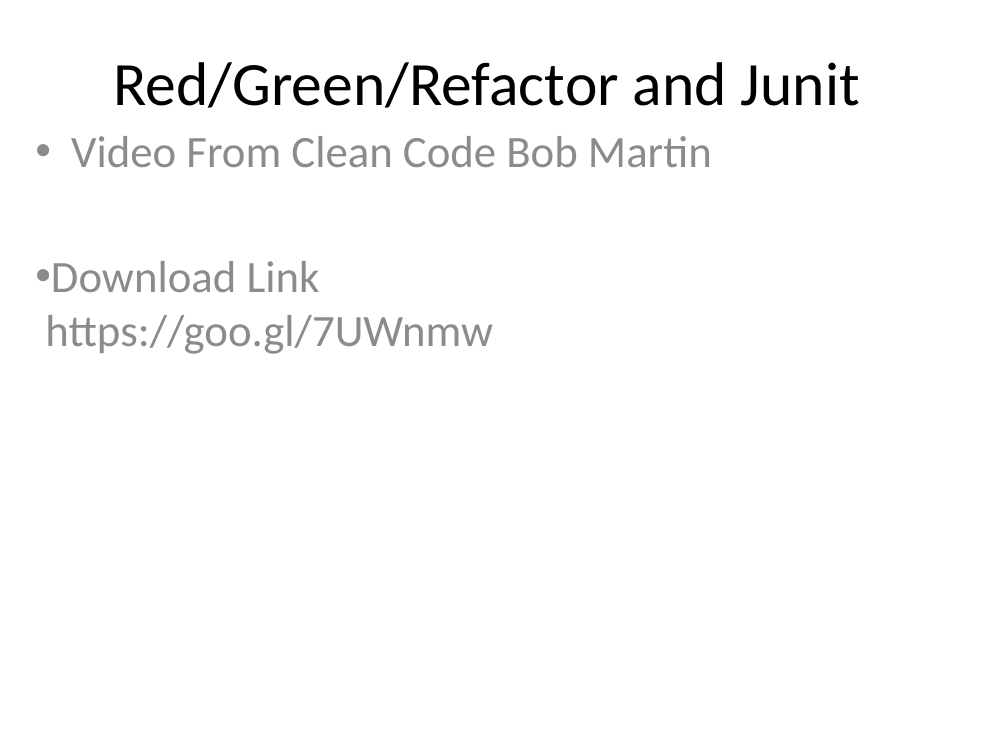
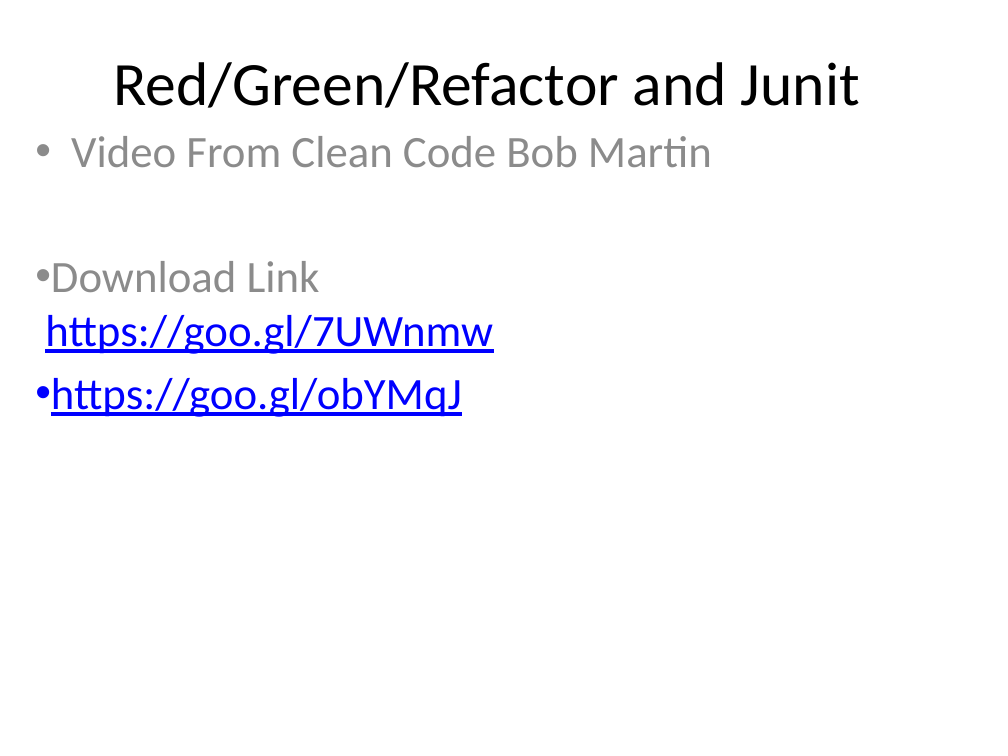
Before and after one commit to AvinashTiwari/TDD, a slide deck: slide 22 of TDD.pptx. Drawn at 1008x756 pixels with LibreOffice and Linux fonts; fonts in the diff are those of the drawing. Boxes give left, top, right and bottom in pixels: in the first picture for what was removed or moved away, otherwise in the second. Text is boxed around its words. In the diff, an @@ line names an element or a change of style, - is before the commit and + after.

```diff
--- a/TDD.pptx
+++ b/TDD.pptx
@@ subtitle at [45, 261, 493, 354]: text colour #8C8C8C to #0000FF, underline on in "https://goo.gl/7UWnmw" @@
@@ subtitle at [51, 378, 462, 417]: paragraph added @@
+• https://goo.gl/obYMqJ
```
Also in this commit, not shown: 32 other files.
